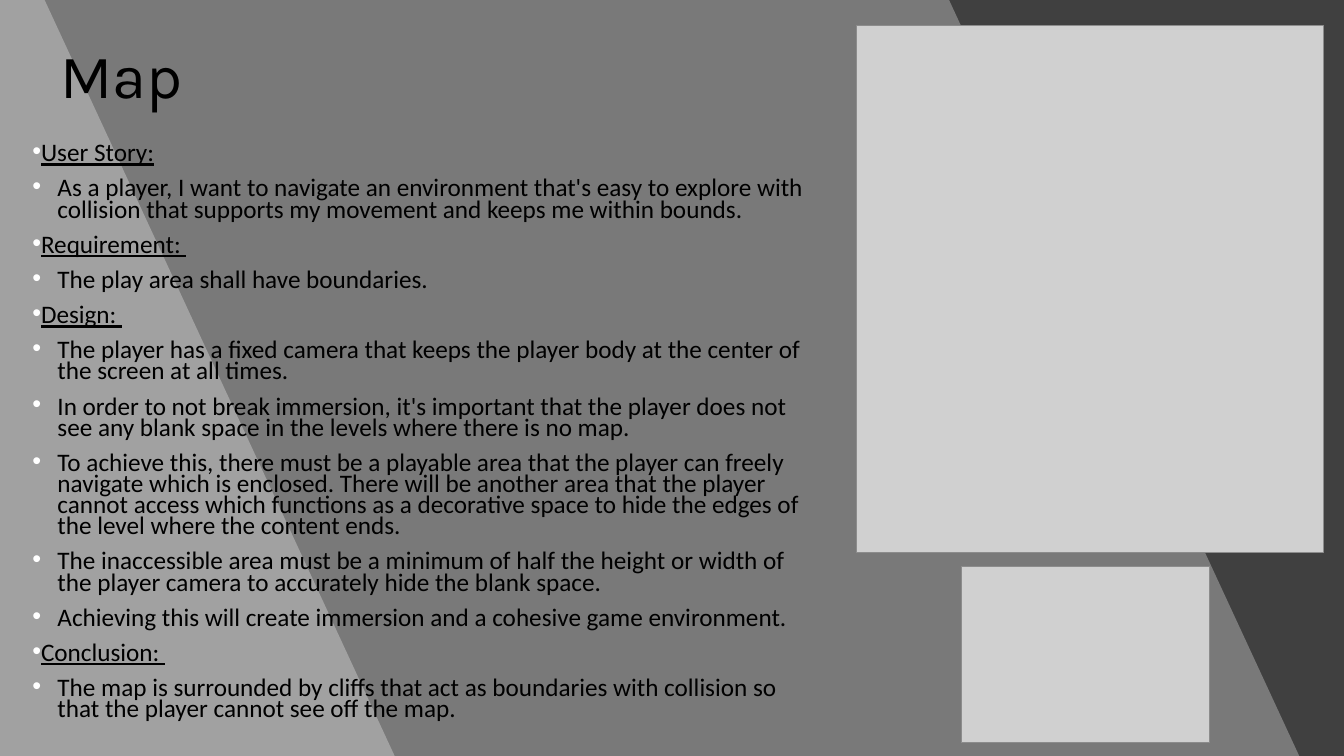
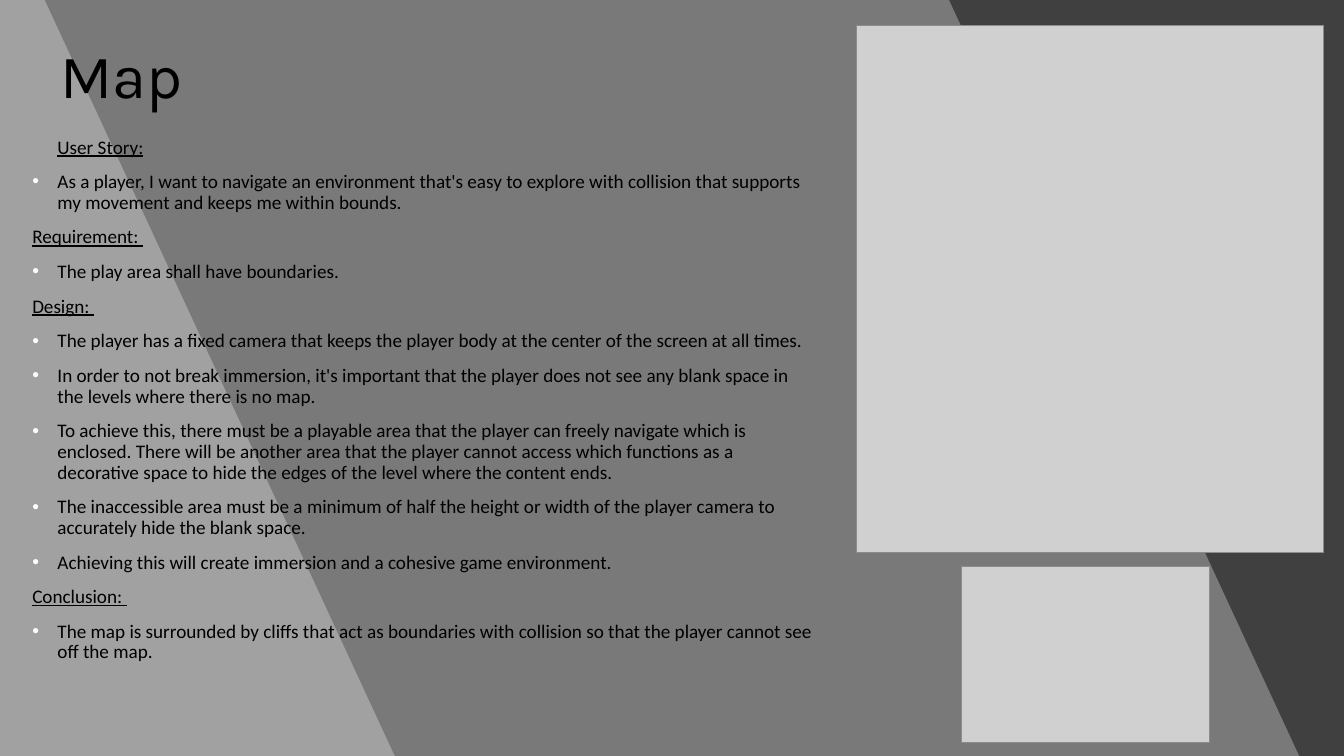
Before and after one commit to WSU-cshimizu/ceg4110-group-project-no-grads, a slide deck: slide 8 of presentation materials/matthews-journey-presentation.pptx. Drawn at 1344x756 pixels with LibreOffice and Linux fonts; fonts in the diff are those of the drawing; grey boxes stand for pictures. Boxes give left, top, right and bottom in pixels: in the first picture for what was removed or moved away, otherwise in the second. Text is boxed around its words. In the diff, an @@ line names an element or a change of style, - is before the commit and + after.

```diff
--- a/presentation materials/matthews-journey-presentation.pptx
+++ b/presentation materials/matthews-journey-presentation.pptx
@@ text "User Story:" at [32, 141, 812, 661]: size 18 to 13.7 pt; bullet • to none; line spacing 0.7 to 0.9 @@
```
Also in this commit, not shown: 4 other slides changed, 3 other files.
